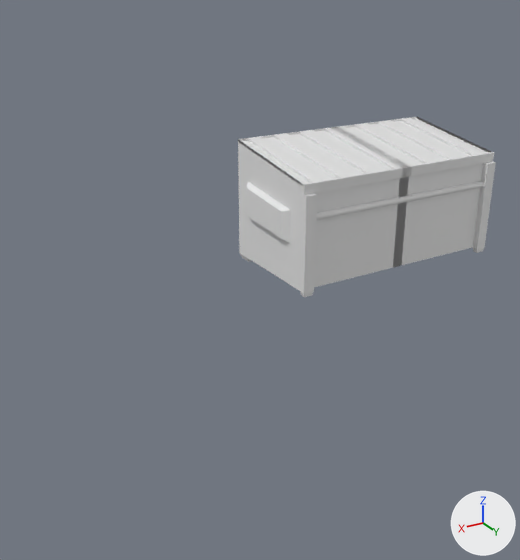
A saved change to the Blender file 3D Models/Objects_Part_2.blend.
Both versions are drawn from a 50 mm camera at (6.47, 7.85, 3.1) aimed at (2.17, 0.68, -0.48). Every picture has the same lights, and +X, +Y and +Z are marked at lower right.
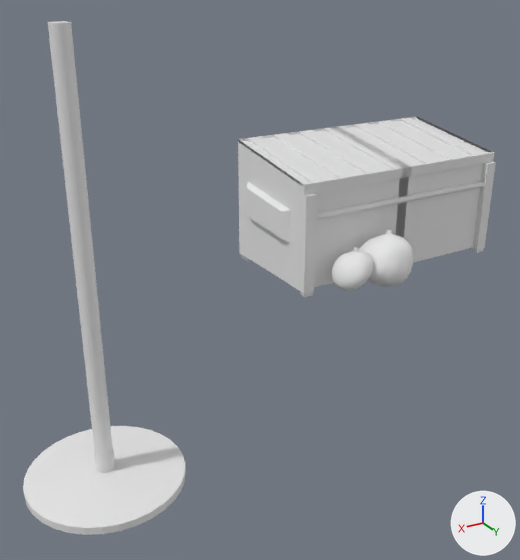
Edits to the bpy script that builds the scene:
```text
Add me_cylinder_001:
    me_cylinder_001.from_pydata(...)  # 256 vertices, 226 faces; spans x -9.0..9.0, y -9.0..9.0, z -1.1..1.0
Add me_sphere_002:
    me_sphere_002.from_pydata(...)  # 496 vertices, 526 faces; spans x -1.26..0.76, y -0.82..1.13, z -1.05..0.74
    me_sphere_002.polygons.foreach_set('use_smooth', [True] * 526)
Add me_sphere_001:
    me_sphere_001.from_pydata(...)  # 496 vertices, 526 faces; spans x -1.31..0.91, y -1.0..1.21, z -1.34..0.81
    me_sphere_001.polygons.foreach_set('use_smooth', [True] * 526)
Add ob_cylinder_001:
    ob_cylinder_001 = bpy.data.objects.new('Cylinder.001', me_cylinder_001)
    ob_cylinder_001.location = (4.47, 1.0, 0.26)
    ob_cylinder_001.scale = (0.103, 0.103, 2.41)
Add ob_sphere_001:
    ob_sphere_001 = bpy.data.objects.new('Sphere.001', me_sphere_002)
    ob_sphere_001.location = (0.69, 1.11, -0.37)
    ob_sphere_001.rotation_euler = (0.672, 0.0, 0.0)  # degrees (39, 0, 0)
    ob_sphere_001.scale = (0.333, 0.385, 0.385)
Add ob_sphere:
    ob_sphere = bpy.data.objects.new('Sphere', me_sphere_001)
    ob_sphere.location = (1.13, 1.11, -0.37)
    ob_sphere.rotation_euler = (0.672, 0.0, 0.0)  # degrees (39, 0, 0)
    ob_sphere.scale = (0.229, 0.229, 0.229)
```

What differs and where, as boxes [x1, y1, x2, y2] in the pictures (520 x 560 px):
'Cylinder.001', added: after [23, 21, 186, 535]
'Sphere.001', added: after [360, 230, 414, 286]
'Sphere', added: after [332, 247, 373, 291]
